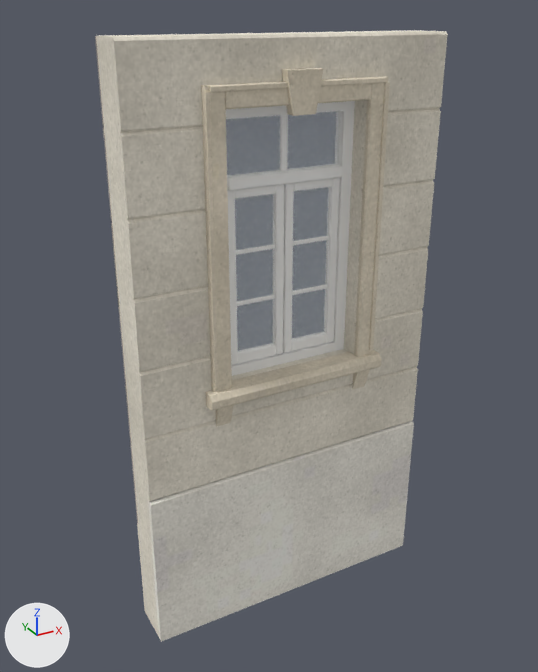
Two versions of the glTF model kits/vila-urbana/pieces/g_wall_window.glb, one commit apart.
Rendered twice from a 50 mm lens placed at (-2.16, -3.6, 3.07), pointed at (-0.07, 0.21, 1.17). Lighting does not change. The marker at lower left points along +X, +Y and +Z. The older version comes first. Where no turn or scale is listed for an object, it has been applied to the vertices.

Objects in the first picture: 'g_wall_window_frame', 'g_wall_window_glass', 'g_wall_window_plinth', 'g_wall_window_rust', 'g_wall_window_sash', 'g_wall_window_trim' and 1 more.
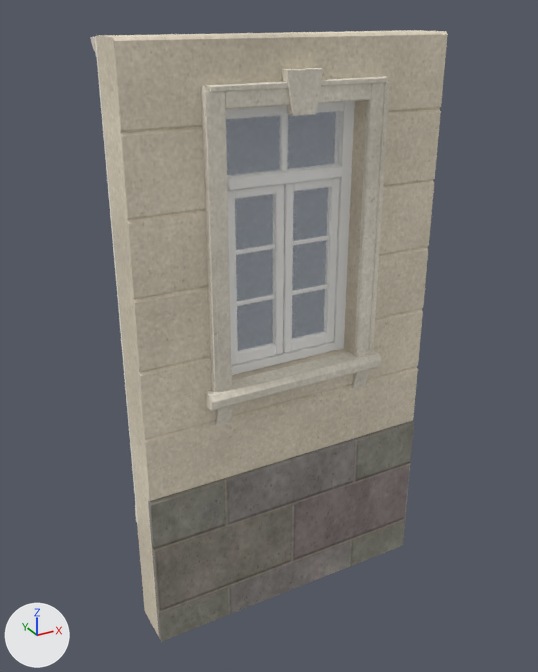
Changed parts and their boxes [x1, y1, x2, y2] in the pictures (538 x 672 px):
'g_wall_window_plinth', surface changed (darker): [148, 421, 414, 642] in both
'molduras', added (mostly hidden): after [90, 37, 137, 522]
'g_wall_window_sash', unchanged, covered by the edit: before [227, 178, 340, 365]
'folha_sash', unchanged, uncovered by the edit: after [227, 184, 287, 365]
'folha_2_sash', unchanged, uncovered by the edit: after [285, 178, 340, 353]

What changed in the scene script:
```text
Change mat_plinth:
    where n2 = _N.new('ShaderNodeTexImage'); n2.name = 'Image Texture'
    n2.image: img_image_8 -> img_image_4
    where n5 = _N.new('ShaderNodeTexImage'); n5.name = 'Image Texture.001'
    n5.image: img_image_11 -> img_image_7
    where n7 = _N.new('ShaderNodeTexImage'); n7.name = 'Image Texture.002'
    n7.image: img_image_9 -> img_image_5
Add me_molduras:
    me_molduras.from_pydata(...)  # 132 vertices, 228 faces; spans x -1.0..1.0, y 0.2..0.38, z 0.0..2.94
    me_molduras.materials.append(mat_trim)
Add ob_molduras:
    ob_molduras = bpy.data.objects.new('molduras', me_molduras)
    ob_molduras.location = (0.0, 0.0, 0.0)
```
